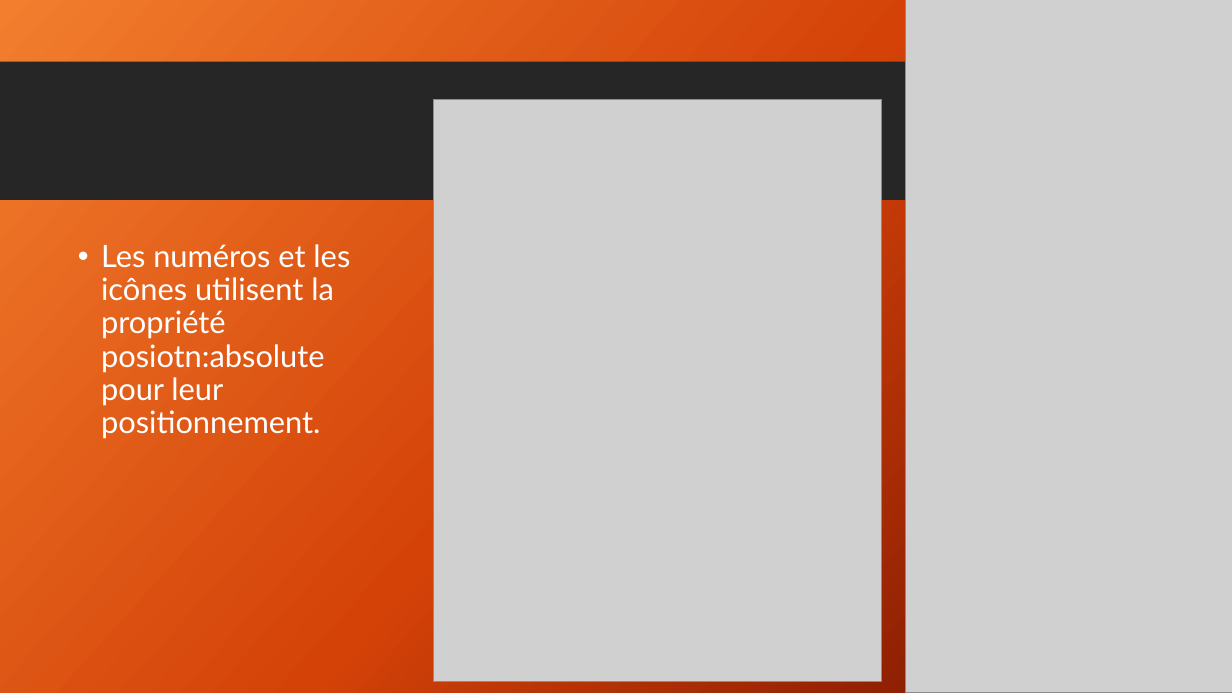
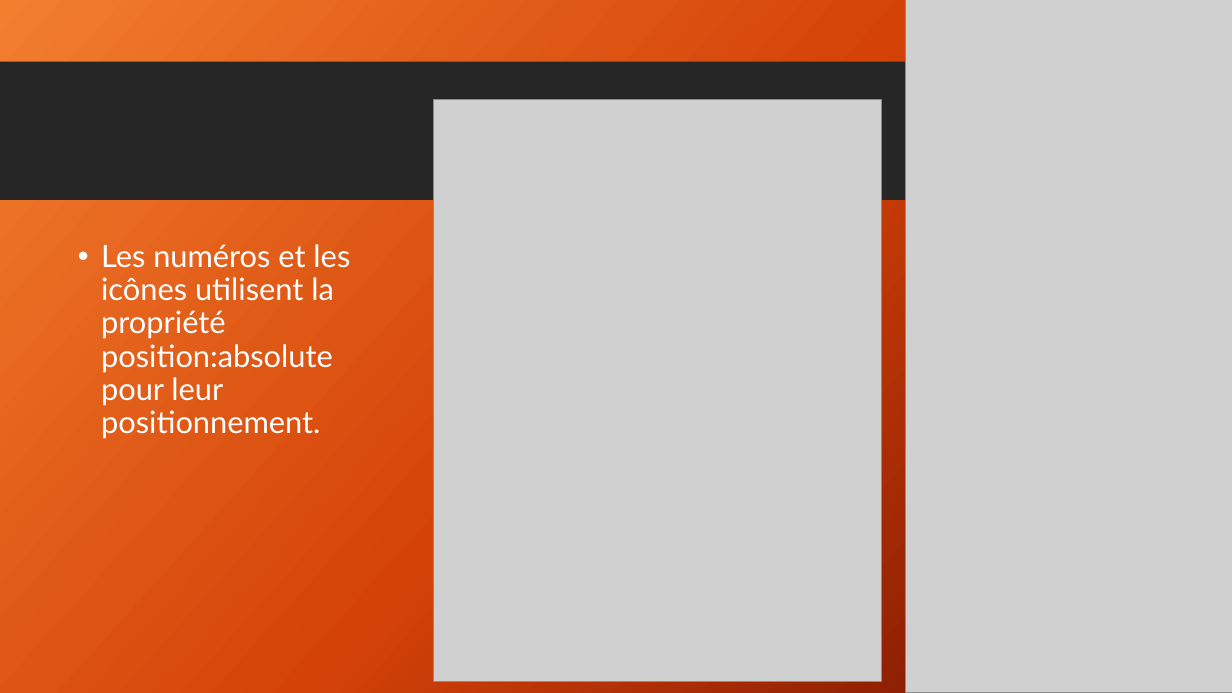
Before and after one commit to JulienRebillon/OP-P3, a slide deck: slide 11 of Présentation Projet 3.pptx. Drawn at 1232x693 pixels with LibreOffice and Linux fonts; fonts in the diff are those of the drawing; grey boxes stand for pictures; background and template pictures are left out. Boxes give left, top, right and bottom in pixels: in the first picture for what was removed or moved away, otherwise in the second. Text is boxed around its words. In the diff, an @@ line names an element or a change of style, - is before the commit and + after.

```diff
--- a/Présentation Projet 3.pptx
+++ b/Présentation Projet 3.pptx
@@ text at box(101, 244, 350, 439): text changed @@
-• Les numéros et les icônes utilisent la propriété posiotn:absolute pour leur positionnement.
+• Les numéros et les icônes utilisent la propriété position:absolute pour leur positionnement.
```
Also in this commit, not shown: 4 other slides changed, 1 slide added, 2 slides removed, 4 other files.
